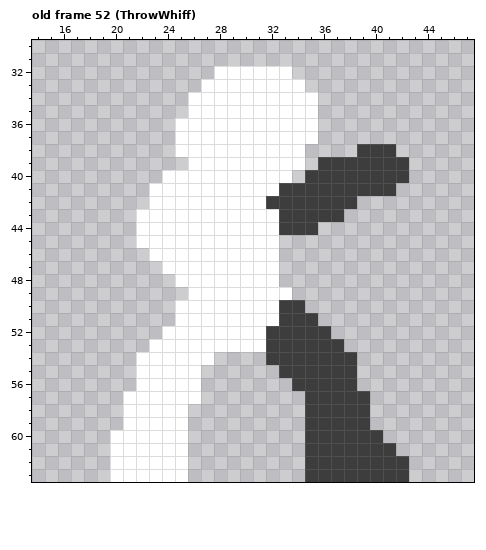
Pixel-art file -- src/Unity/Fighters/Assets/Art/Sprites/Animations/specials.aseprite. The picture above is the old version.
64x64 pixels, 93 frames. Shown: old frame 52 (ThrowWhiff): x 14..47, y 30..63. The commit also changed other frames, which this record leaves out.
Now the later version:
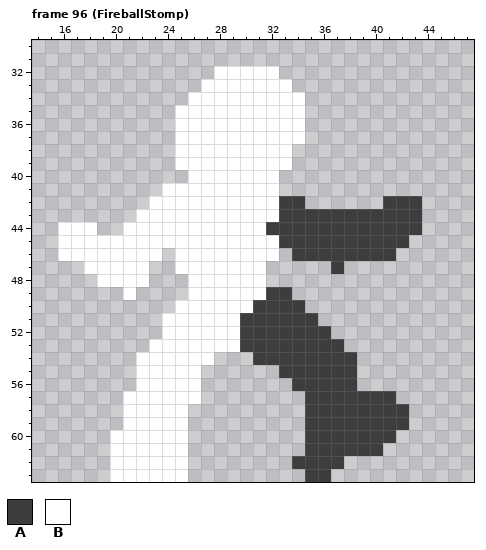
Palette (. is transparent): A #3d3d3d  B #ffffff
A new or re-ordered frame is compared with the old frame closest to it.
Change:
frames 93 -> 115
Frame 96 (FireballStomp) is new; against old frame 52 (ThrowWhiff), layer "Layer 1":
y 32: x 33 B -> .
y 33: x 34 B -> .
y 34: x 35 B -> .
y 35: x 25 . -> B; x 35 B -> .
y 36..37: x 35 B -> .
y 38: x 34 B -> .; x 39..41 AAA -> ...
y 39: x 25 . -> B; x 34 B -> .; x 36..42 AAAAAAA -> .......
y 40: x 24..25 BB -> ..; x 33 B -> .; x 35..42 AAAAAAAA -> ........
y 41: x 23 B -> .; x 33..41 AAAAAAAAA -> .........
y 42: x 32 A -> B; x 35..38 AAAA -> ....; x 41..43 ... -> AAA
y 43: x 38..43 ...... -> AAAAAA
y 44: x 16..18 ... -> BBB; x 21 . -> B; x 32 B -> A; x 36..43 ........ -> AAAAAAAA
y 45: x 16..21 ...... -> BBBBBB; x 33..42 .......... -> AAAAAAAAAA
y 46: x 16..22 ....... -> BBBBBBB; x 24 B -> .; x 34..41 ........ -> AAAAAAAA
y 47: x 18..22 ..... -> BBBBB; x 24 B -> .; x 32 B -> .; x 37 . -> A
y 48: x 19..22 .... -> BBBB; x 25 B -> .; x 32 B -> .
y 49: x 21 . -> B; x 32..33 BB -> AA
y 50: x 31..32 BB -> AA
y 51: x 24 . -> B; x 30..32 BBB -> AAA
y 52..53: x 30..31 BB -> AA
y 54: x 31 . -> A
y 57: x 40..41 .. -> AA
y 58..59: x 40..42 ... -> AAA
y 60: x 41 . -> A
y 61: x 41 A -> .
y 62: x 34 . -> A; x 38..42 AAAAA -> .....
y 63: x 37..42 AAAAAA -> ......
Changed places in both pictures, as pixel boxes (x1, y1, x2, y2):
changed: (240, 66, 422, 365)
added: (175, 105, 188, 118)
changed: (58, 157, 188, 326)
changed: (292, 391, 409, 482)
